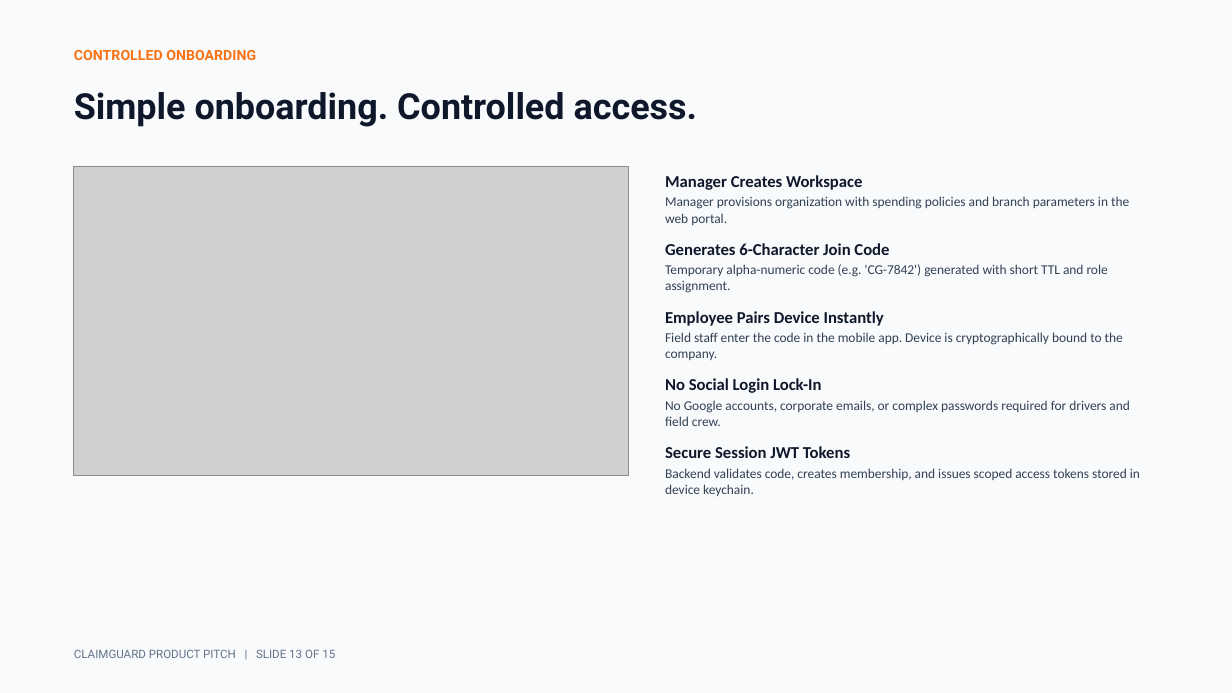
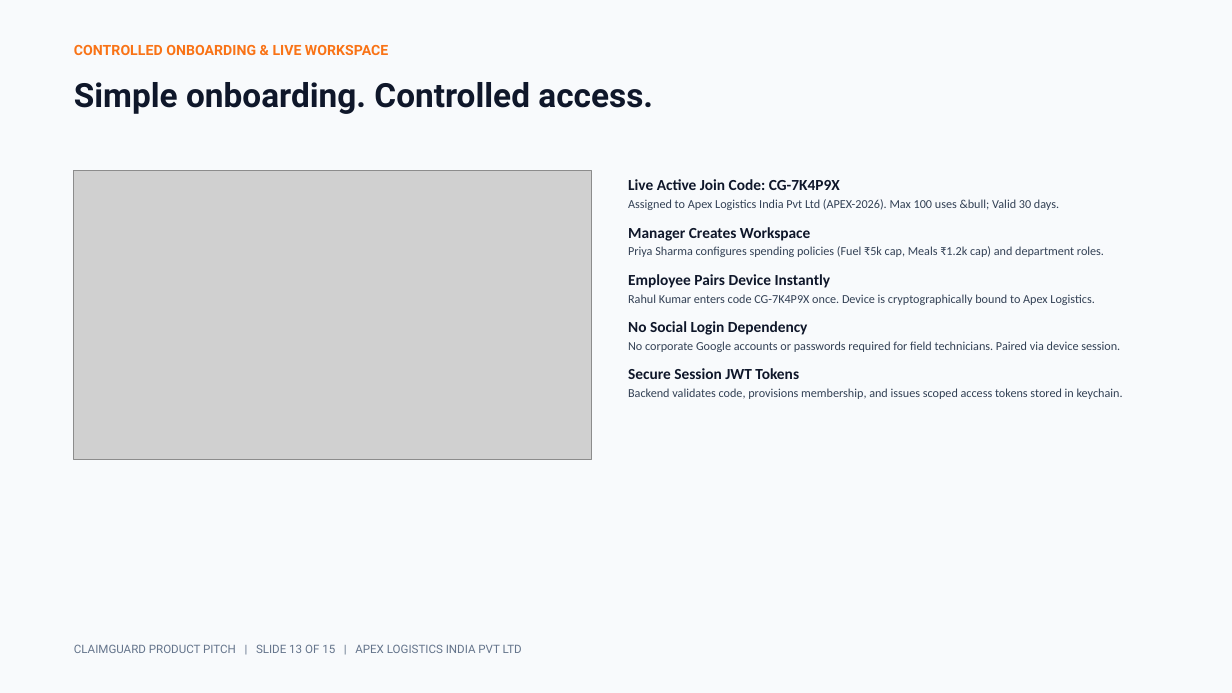
Before and after one commit to sgk18/Claim_guard, a slide deck: slide 13 of ClaimGuard_Product_Pitch.pptx. Drawn at 1232x693 pixels with LibreOffice and Linux fonts; fonts in the diff are those of the drawing; grey boxes stand for pictures. Boxes give left, top, right and bottom in pixels: in the first picture for what was removed or moved away, otherwise in the second. Text is boxed around its words. In the diff, an @@ line names an element or a change of style, - is before the commit and + after.

Commit message:
feat: add HTML product pitch presentation and PPTX generation script

```diff
--- a/ClaimGuard_Product_Pitch.pptx
+++ b/ClaimGuard_Product_Pitch.pptx
@@ text at box(74, 45, 388, 55): text changed @@
-CONTROLLED ONBOARDING
+CONTROLLED ONBOARDING & LIVE WORKSPACE
@@ text "Simple onboarding. Controlled access.": place and size @@
-text "Simple onboarding. Controlled access." at box(74, 92, 697, 127)
+text "Simple onboarding. Controlled access." at box(74, 82, 653, 114)
@@ text "Simple onboarding. Controlled access." at box(74, 82, 653, 114): size 28 to 26 pt @@
@@ picture: place and size @@
-picture at box(74, 166, 628, 476)
+picture at box(74, 171, 592, 460)
@@ text "Live Active Join Code: CG-7K4P9X": place and size @@
-text "Live Active Join Code: CG-7K4P9X" at box(665, 175, 1140, 496)
+text "Live Active Join Code: CG-7K4P9X" at box(628, 179, 1123, 399)
@@ text at box(628, 179, 1059, 210): paragraphs added @@
+Live Active Join Code: CG-7K4P9X
+Assigned to Apex Logistics India Pvt Ltd (APEX-2026). Max 100 uses &bull; Valid 30 days.
@@ text at box(628, 227, 831, 379): size 13 to 12 pt in "Manager Creates Workspace", "Employee Pairs Device Instantly", "Secure Session JWT Tokens"; more space between paragraphs; less space between paragraphs @@
@@ text at box(628, 246, 1104, 257): text changed; size 10.5 to 9.5 pt @@
-Manager provisions organization with spending policies and branch parameters in the web portal.
-Generates 6-Character Join Code
-Temporary alpha-numeric code (e.g. 'CG-7842') generated with short TTL and role assignment.
+Priya Sharma configures spending policies (Fuel ₹5k cap, Meals ₹1.2k cap) and department roles.
@@ text at box(628, 294, 1120, 352): text changed; size 10.5 to 9.5 pt @@
-Field staff enter the code in the mobile app. Device is cryptographically bound to the company.
-No Social Login Lock-In
-No Google accounts, corporate emails, or complex passwords required for drivers and field crew.
+Rahul Kumar enters code CG-7K4P9X once. Device is cryptographically bound to Apex Logistics.
+No Social Login Dependency
+No corporate Google accounts or passwords required for field technicians. Paired via device session.
@@ text at box(628, 388, 1123, 399): text changed; size 10.5 to 9.5 pt @@
-Backend validates code, creates membership, and issues scoped access tokens stored in device keychain.
+Backend validates code, provisions membership, and issues scoped access tokens stored in keychain.
@@ text at box(74, 644, 522, 653): text changed @@
-CLAIMGUARD PRODUCT PITCH | SLIDE 13 OF 15
+CLAIMGUARD PRODUCT PITCH | SLIDE 13 OF 15 | APEX LOGISTICS INDIA PVT LTD
```
Also in this commit, not shown: 14 other slides changed, 2 other files.
